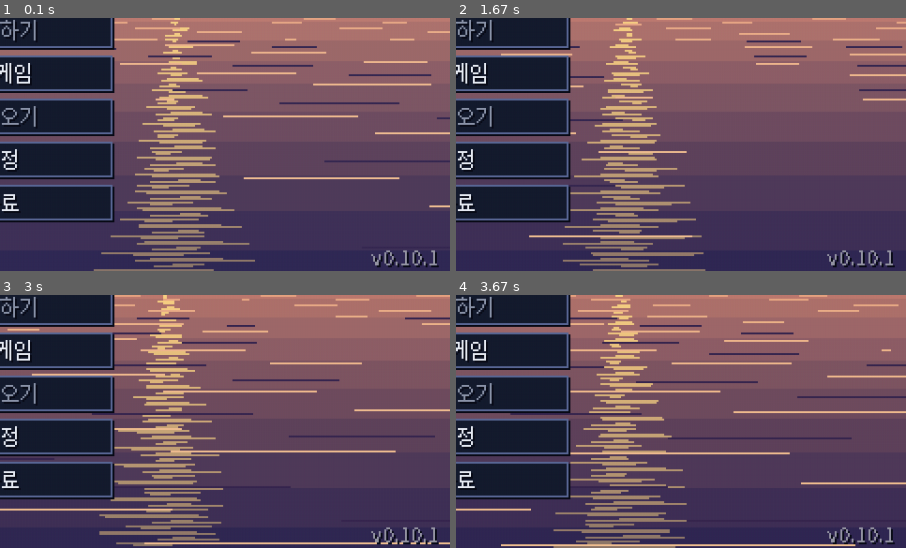
Above: before the commit, frames 1-4 (two rows, left to right).
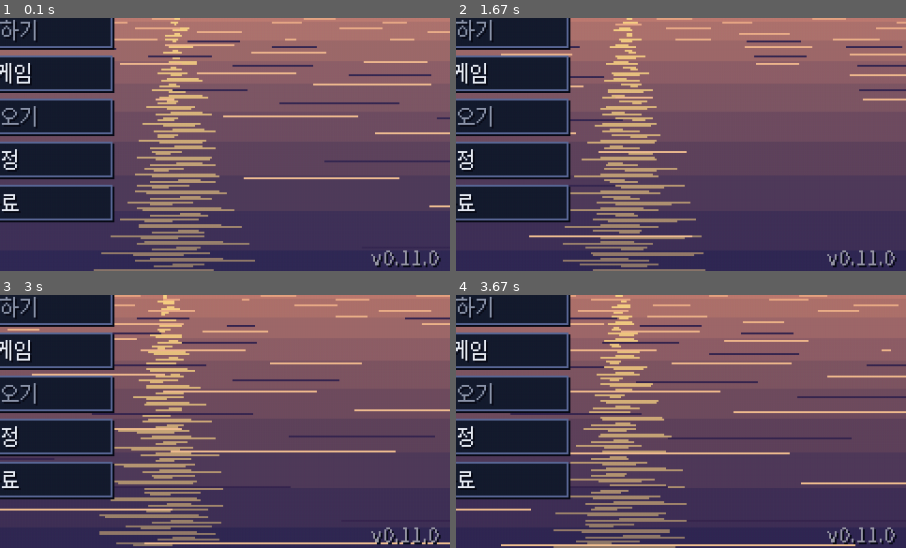
Above: after the commit, the same moments.

Repository: sinsiu60/fishingplanet
Game: pygame game, started from main.py
Two runs of this game, one before a commit and one after it. Both use one fixed random seed, a clock stepped at 60 frames per second and the inputs below.
Inputs (mouse positions are % of the whole screen's width and height, from its top left):
- Up to frame 1 (0.1 s): no input
- Up to frame 2 (1.67 s): move the mouse to (46, 54) at 0.37 s; click (65, 15) at 0.88 s; click (14, 47) at 1.22 s; click (47, 33) at 1.55 s
- Up to frame 3 (3 s): click (70, 42) at 1.88 s; click (21, 30) at 2.55 s; click (21, 44) at 2.88 s
- Up to frame 4 (3.67 s): click (20, 87) at 3.22 s; click (19, 56) at 3.55 s
The pictures show only the part of the screen within x 50-100%, y 50-100%; the shares and areas given below are measured in that part.

The runs differ from the first frame. In frame 1, 0.2% of the frame differs, in the area x 91-98%, y 92-99%; in frame 2, 0.2%; in frame 3, 0.2%; in frame 4, 0.2%.

Commit message:
Phantom fish P7: verification (first-meet sim, income/chest/blessing guardrails, 12 fights 0 violations, checks, aspect ratios, old saves), dark-scene purple floor, DESIGN 33-9/33-10, v0.11.0 release notes
Co-Authored-By: Claude Opus 5.5 <noreply@anthropic.com>
Claude-Session: https://claude.ai/code/session_01XkZZxEWm7K26sk4a4EAFMF

Diff:
--- a/dist_readme.txt
+++ b/dist_readme.txt
@@ -1,4 +1,4 @@
-미니 피싱 (Mini Fishing) v0.10.1
+미니 피싱 (Mini Fishing) v0.11.0
 ================
 
 실행: MiniFishing.exe 를 더블클릭하세요. (Python 설치 필요 없음)
--- a/src/render/phantom_fx.py
+++ b/src/render/phantom_fx.py
@@ -40,7 +40,7 @@
         v = pal.get(key)
         if not isinstance(v, tuple):
             continue
-        s = (_lum(v) / _lum(tgt)) ** 0.6
+        s = max(0.5, (_lum(v) / _lum(tgt)) ** 0.6)  # 아주 어두운 곳(동굴·밤)에서도 보라가 보이게 최소 밝기
         t2 = tuple(int(clamp(c * s, 0, 255)) for c in tgt)
         out[key] = lerp_color(v, t2, amt * k)
     for key, tgt in BOBBER.items():
--- a/src/version.py
+++ b/src/version.py
@@ -1,2 +1,2 @@
 """게임 버전 (릴리즈 태그 v<VERSION>, buildozer.spec version 과 같게)."""
-VERSION = "0.10.1"
+VERSION = "0.11.0"
Not shown, changed: DESIGN.md
Not shown, changed: RELEASE_NOTES.md
Not shown, changed: buildozer.spec
